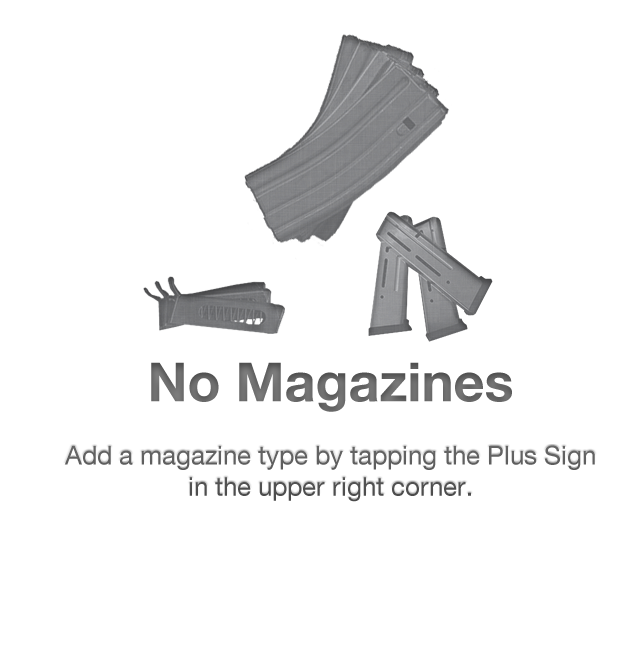
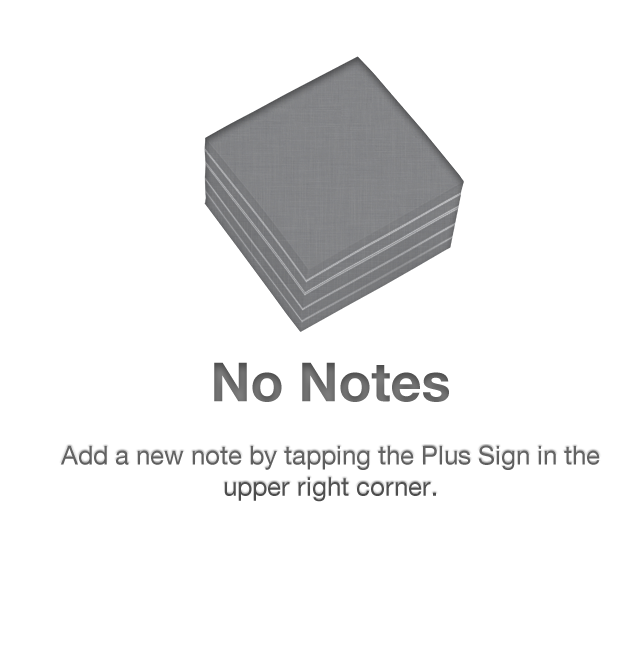
Before/after of a 640 × 664 layered artwork. What changed in the layer stack:
hid group "Magazines" (5 layers) over [64, 34, 595, 502]
showed group "Notes" (6 layers) over [60, 56, 600, 502]
added layer "Layer 13" (soft light) in group "Notes" over [204, 56, 464, 332]
